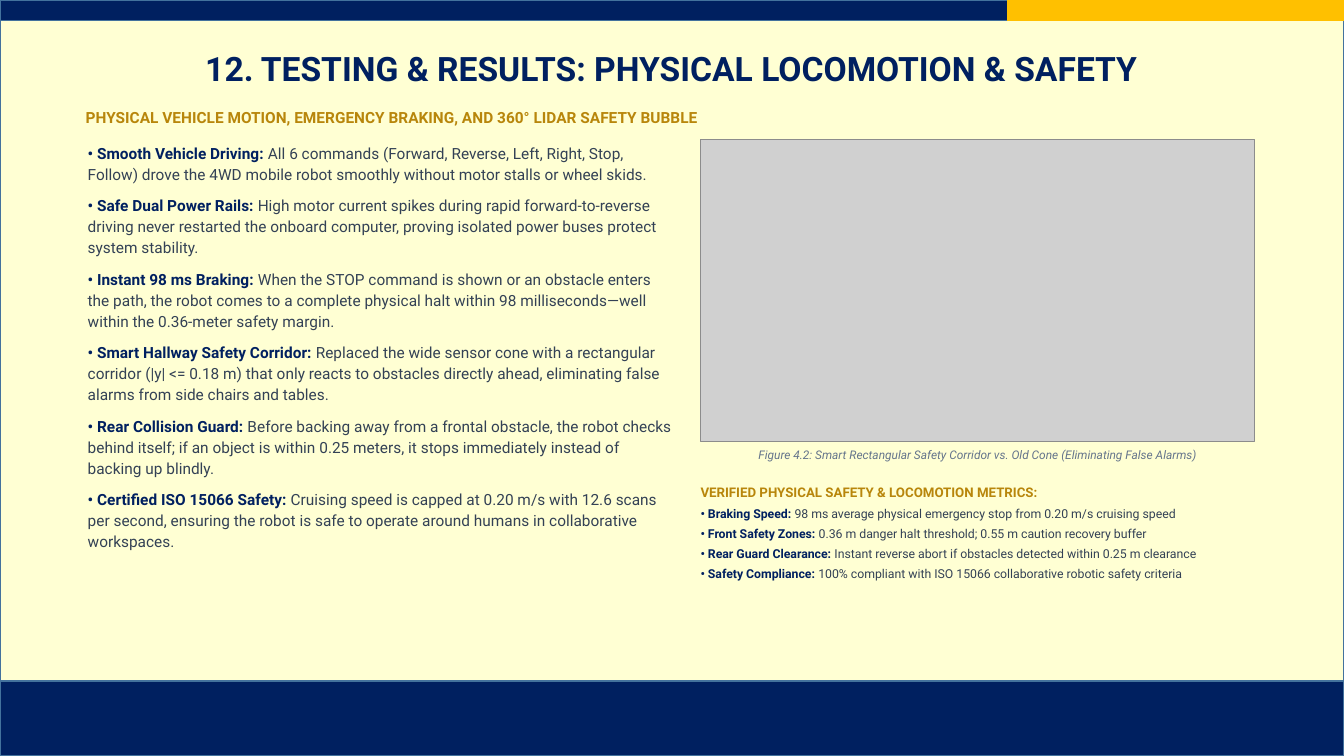
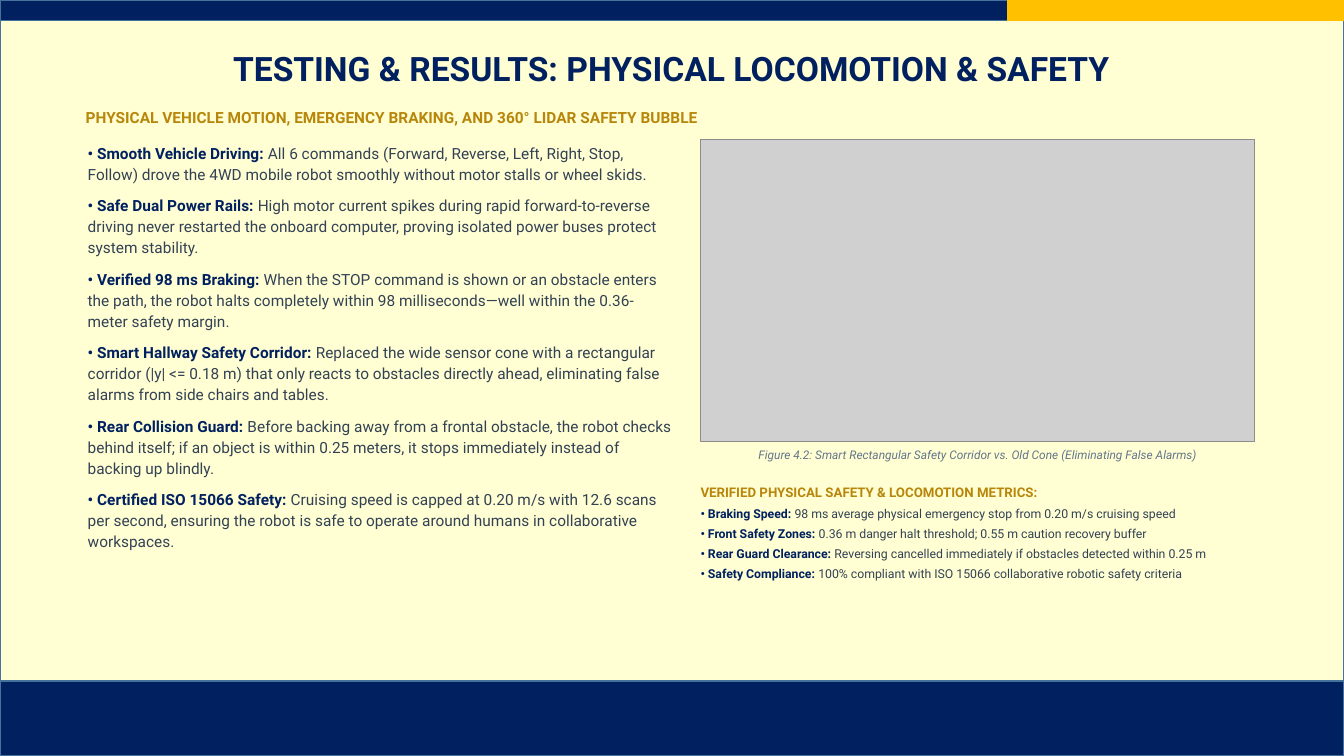
Before and after one commit to AJFACULTY/Intention-Recognition, a slide deck: slide 14 of write_up/Project Final Defense Slides_FINAL.pptx. Drawn at 1344x756 pixels with LibreOffice and Linux fonts; fonts in the diff are those of the drawing; grey boxes stand for pictures; background and template pictures are left out. Boxes give left, top, right and bottom in pixels: in the first picture for what was removed or moved away, otherwise in the second. Text is boxed around its words. In the diff, an @@ line names an element or a change of style, - is before the commit and + after.

Commit message:
fix: remove unproven eye blink wording, harmonize all 15 slide titles with outline, and eliminate discrepancies

```diff
--- a/write_up/Project Final Defense Slides_FINAL.pptx
+++ b/write_up/Project Final Defense Slides_FINAL.pptx
@@ title at (233,56,1110,82): text changed @@
-12. TESTING & RESULTS: PHYSICAL LOCOMOTION & SAFETY
+TESTING & RESULTS: PHYSICAL LOCOMOTION & SAFETY
@@ text at (88,273,657,331): text changed @@
-• Instant 98 ms Braking: When the STOP command is shown or an obstacle enters the path, the robot comes to a complete physical halt within 98 milliseconds—well within the 0.36-meter safety margin.
+• Verified 98 ms Braking: When the STOP command is shown or an obstacle enters the path, the robot halts completely within 98 milliseconds—well within the 0.36-meter safety margin.
@@ text at (708,548,1206,561): text changed @@
-• Rear Guard Clearance: Instant reverse abort if obstacles detected within 0.25 m clearance
+• Rear Guard Clearance: Reversing cancelled immediately if obstacles detected within 0.25 m
```
Also in this commit, not shown: 12 other slides changed, 15 other files.
